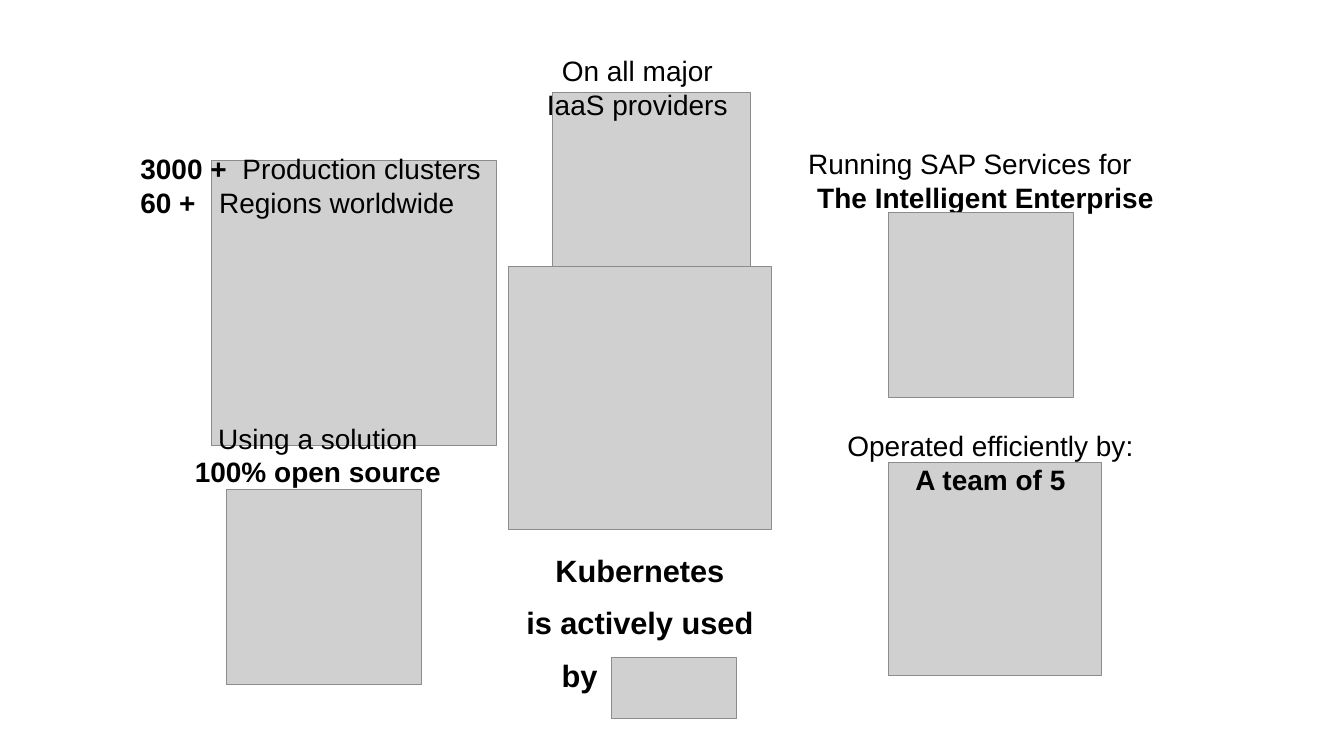
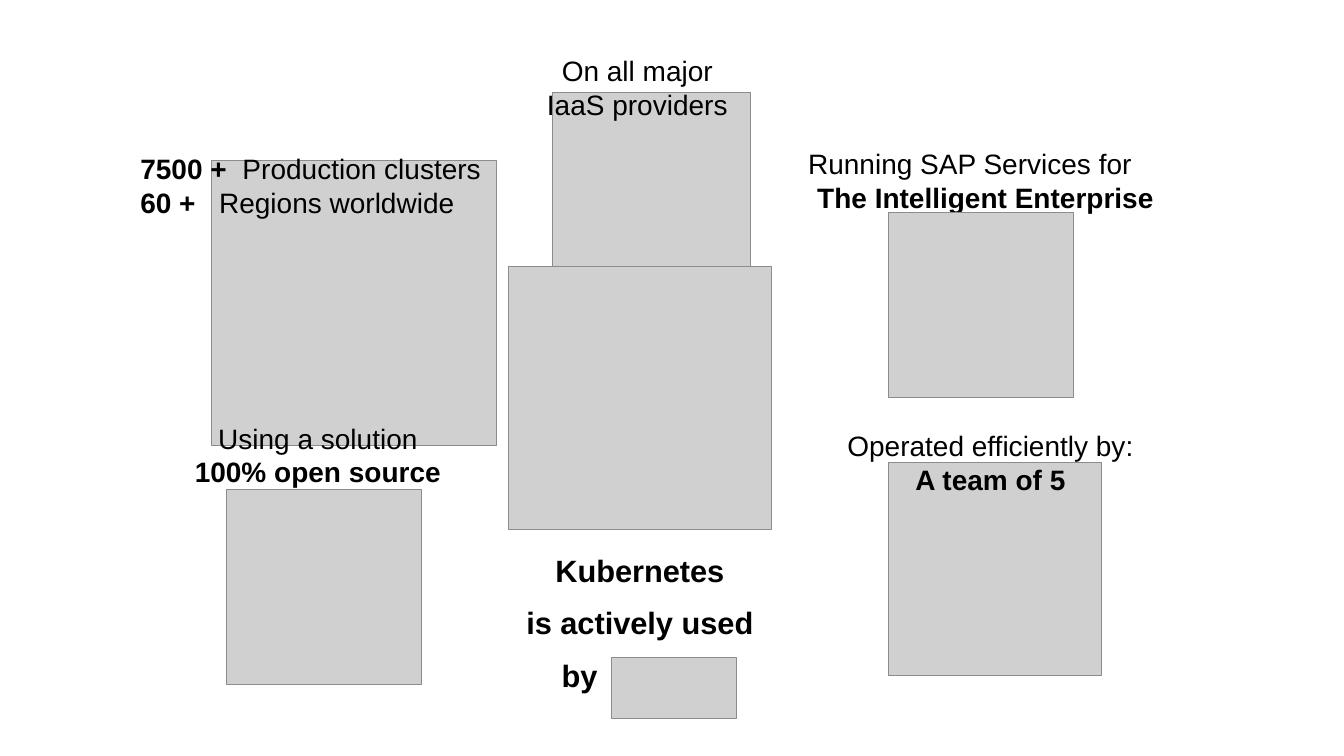
Before and after one commit to sriramrokkam/k8s-training, a slide deck: slide 11 of kubernetes/11_4_Gardener.pptx. Drawn at 1344x756 pixels with LibreOffice and Linux fonts; fonts in the diff are those of the drawing; grey boxes stand for pictures. Boxes give left, top, right and bottom in pixels: in the first picture for what was removed or moved away, otherwise in the second. Text is boxed around its words. In the diff, an @@ line names an element or a change of style, - is before the commit and + after.

```diff
--- a/kubernetes/11_4_Gardener.pptx
+++ b/kubernetes/11_4_Gardener.pptx
@@ text at bbox=[140, 157, 481, 218]: text changed @@
-3000 + Production clusters 60 + Regions worldwide
+7500 + Production clusters 60 + Regions worldwide
```
Also in this commit, not shown: 4 other slides changed, 1 other file.
